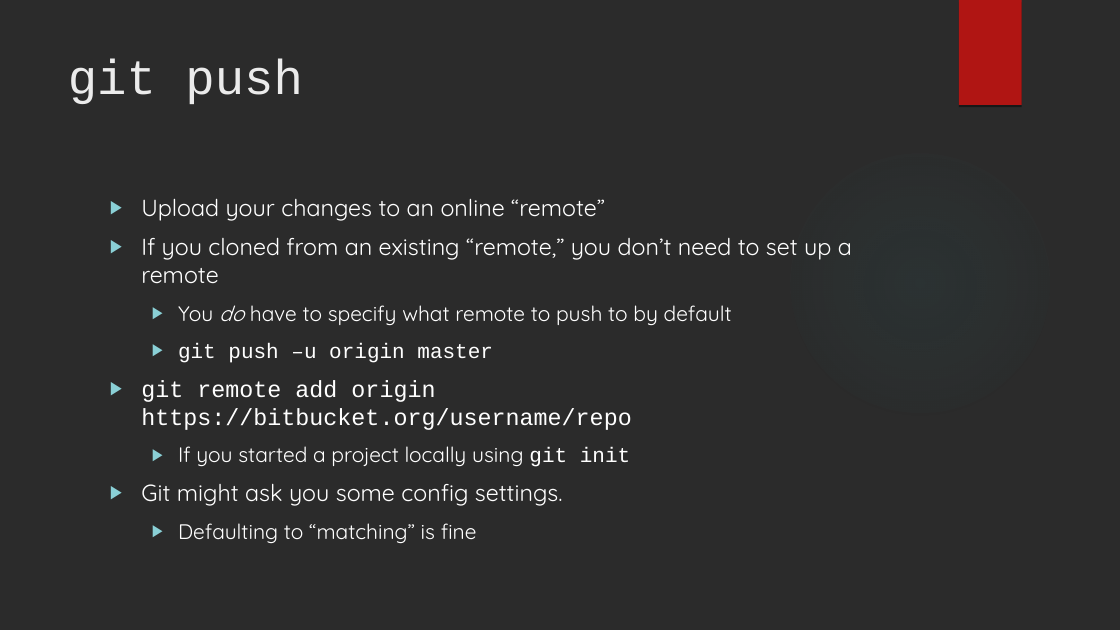
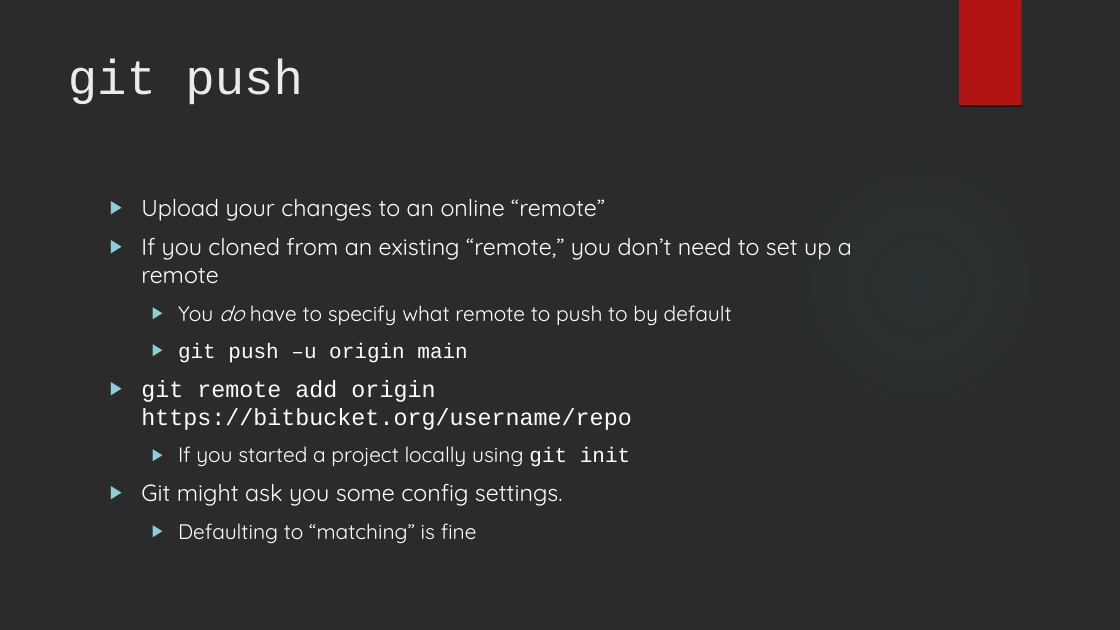
Before and after one commit to dvdmuckle/git101, a slide deck: slide 12 of Git 101.odp. Drawn at 1120x630 pixels with LibreOffice and Linux fonts; fonts in the diff are those of the drawing; background and template pictures are left out; a plain dark background stands for a picture behind light text. Boxes give left, top, right and bottom in pixels: in the first picture for what was removed or moved away, otherwise in the second. Text is boxed around its words. In the diff, an @@ line names an element or a change of style, - is before the commit and + after.

```diff
--- a/Git 101.odp
+++ b/Git 101.odp
@@ text at bbox=[178, 343, 467, 363]: text changed @@
-  ▶ git push –u origin master
+  ▶ git push –u origin main
```
Also in this commit, not shown: 4 other slides changed, 1 other file.
